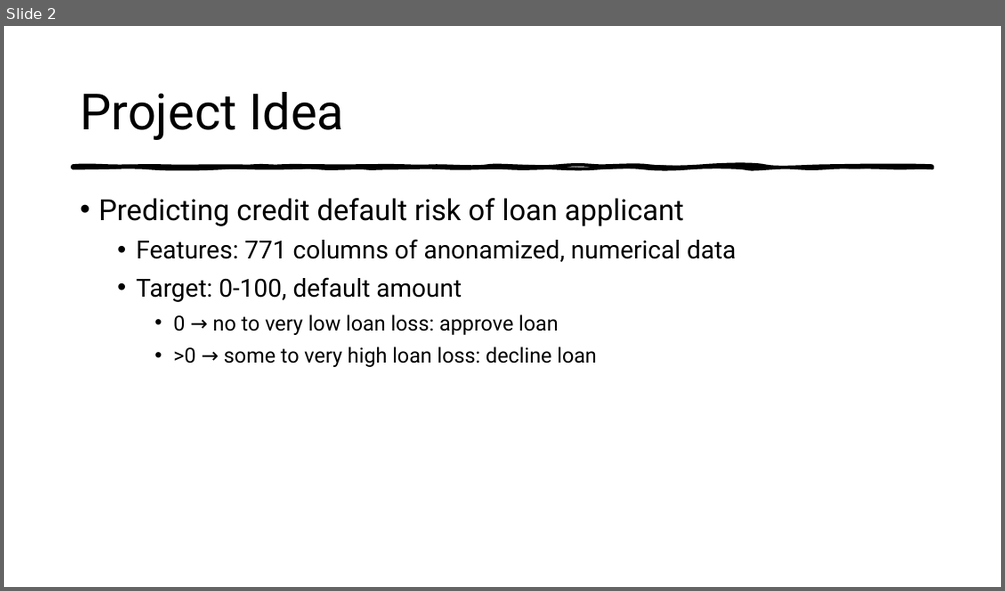
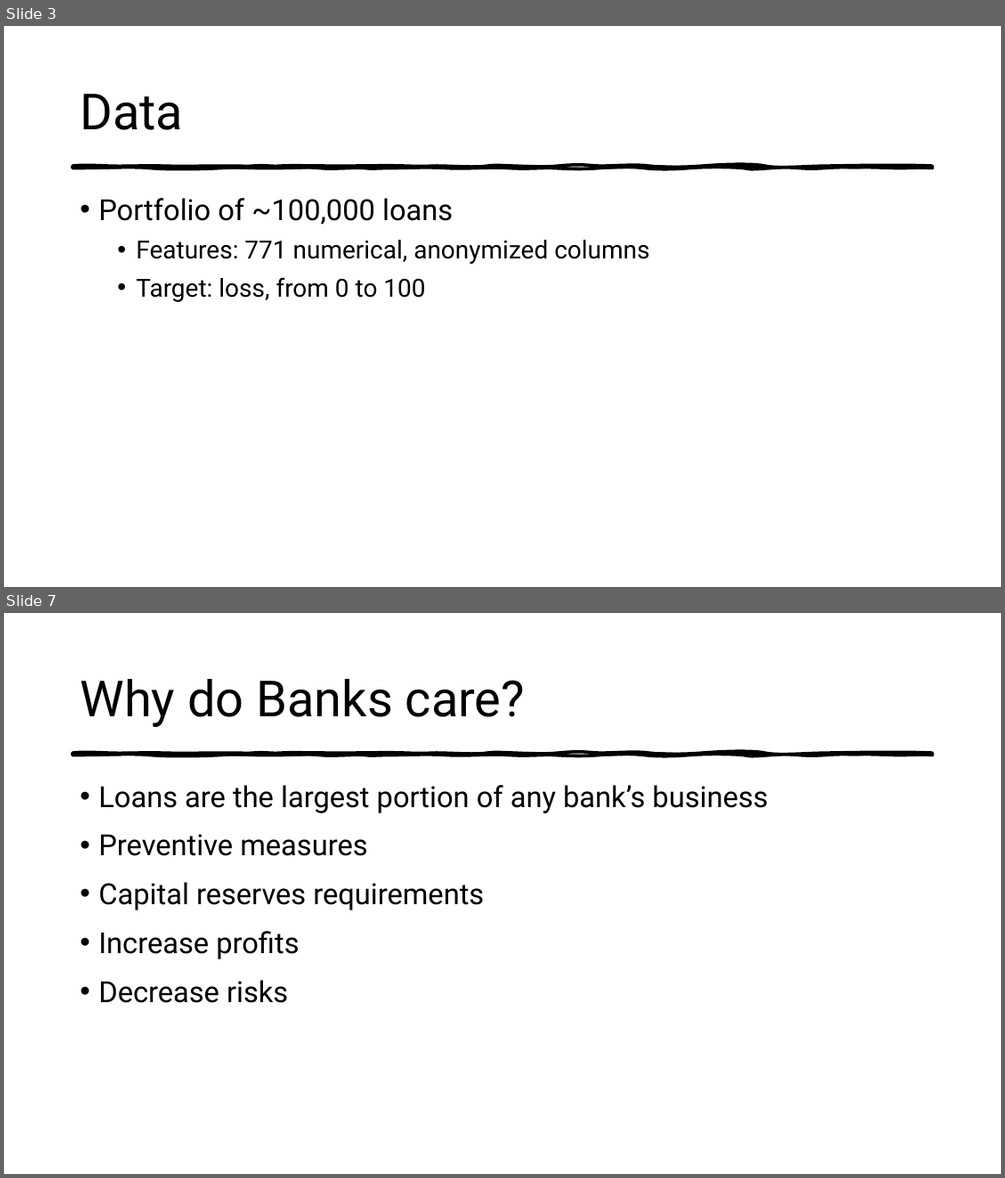
Before and after one commit to mdominguez2010/Loan-Loss, a slide deck: presentation/mvp .pptx. Shown one above the other, each under a label of ours: slide 2 before the commit, slides 3 and 7 after it; the slides between them are not shown. The pictures are 1005x591 and 1005x1178 pixels, drawn with LibreOffice and Linux fonts; fonts in the diff are those of the drawing. Boxes give left, top, right and bottom in pixels: in the first picture for what was removed or moved away, otherwise in the second. Text is boxed around its words. In the diff, an @@ line names an element or a change of style, - is before the commit and + after.

```diff
--- a/presentation/mvp .pptx
+++ b/presentation/mvp .pptx
@@ slide 7 added at bbox=[4, 613, 1001, 1174], background #FFFFFF; not listed: 1 template element that a slide beside it also shows @@
@@ title added at bbox=[80, 679, 525, 727], 48 pt, text #000000 @@
+Why do Banks care?
@@ text added at bbox=[98, 785, 768, 1003], 28 pt, text #000000 @@
+• Loans are the largest portion of any bank’s business
+• Preventive measures
+• Capital reserves requirements
+• Increase profits
+• Decrease risks
@@ what was slide 2 is now slide 3 @@
@@ slide 3 changed as well @@
@@ title at bbox=[80, 94, 183, 130]: text changed @@
-Project Idea
+Data
@@ text at bbox=[98, 198, 649, 302]: text changed @@
-• Predicting credit default risk of loan applicant
-  • Features: 771 columns of anonamized, numerical data
-  • Target: 0-100, default amount
-    • 0 → no to very low loan loss: approve loan
-    • >0 → some to very high loan loss: decline loan
+• Portfolio of ~100,000 loans
+  • Features: 771 numerical, anonymized columns
+  • Target: loss, from 0 to 100
```
Also in this commit, not shown: 2 other slides changed, 5 other slides added, 3 slides removed, 5 other files.
